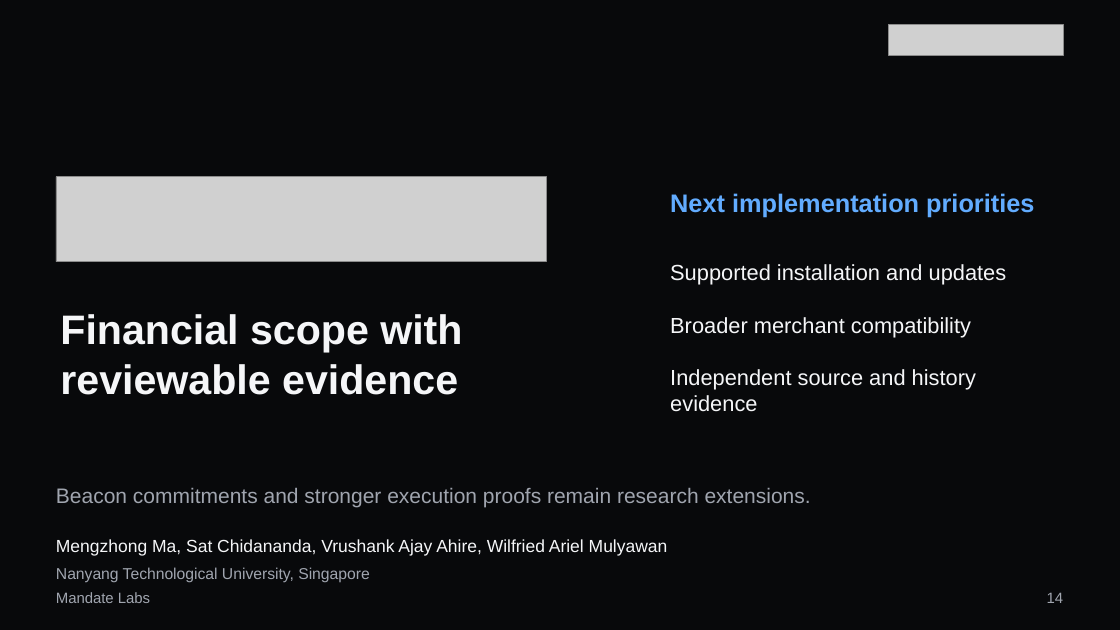
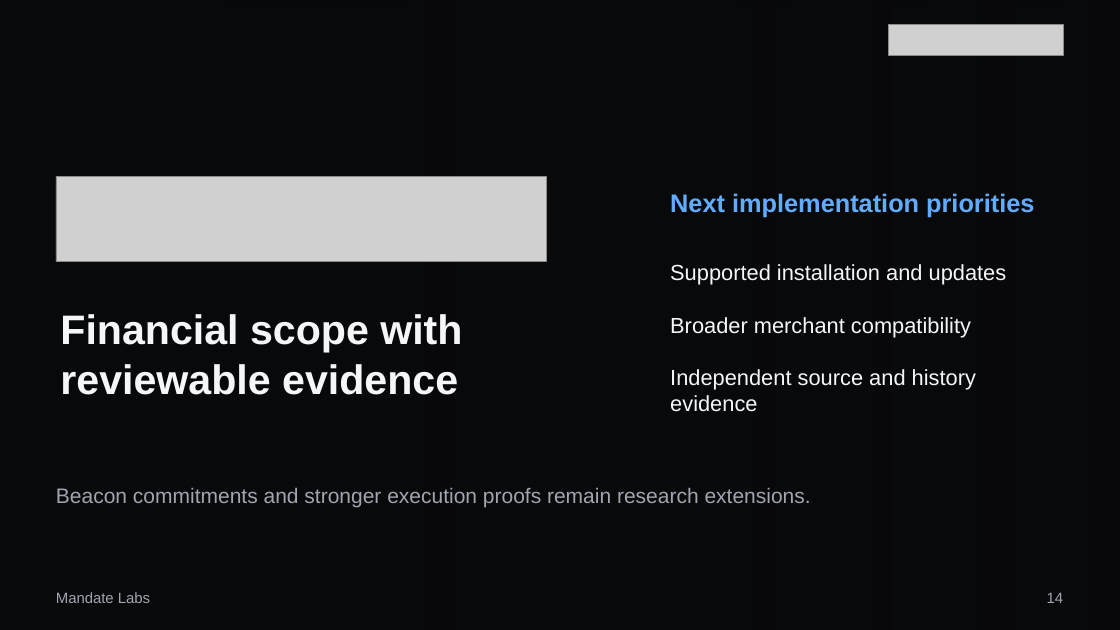
Before and after one commit to MandateLabs666/mandate-wallet, a slide deck: slide 14 of competition/submission-2026-10-20/presentation/mandate-wallet-10min-final.pptx. Drawn at 1120x630 pixels with LibreOffice and Linux fonts; fonts in the diff are those of the drawing; grey boxes stand for pictures; background and template pictures are left out. Boxes give left, top, right and bottom in pixels: in the first picture for what was removed or moved away, otherwise in the second. Text is boxed around its words. In the diff, an @@ line names an element or a change of style, - is before the commit and + after.

```diff
--- a/competition/submission-2026-10-20/presentation/mandate-wallet-10min-final.pptx
+++ b/competition/submission-2026-10-20/presentation/mandate-wallet-10min-final.pptx
@@ rectangle added at [0,0,1120,630], fill gradient #08090B @@
@@ text removed at [56,539,668,556] @@
-Mengzhong Ma, Sat Chidananda, Vrushank Ajay Ahire, Wilfried Ariel Mulyawan
@@ text removed at [56,567,369,582] @@
-Nanyang Technological University, Singapore
```
Also in this commit, not shown: 13 other slides changed, 11 other files.
